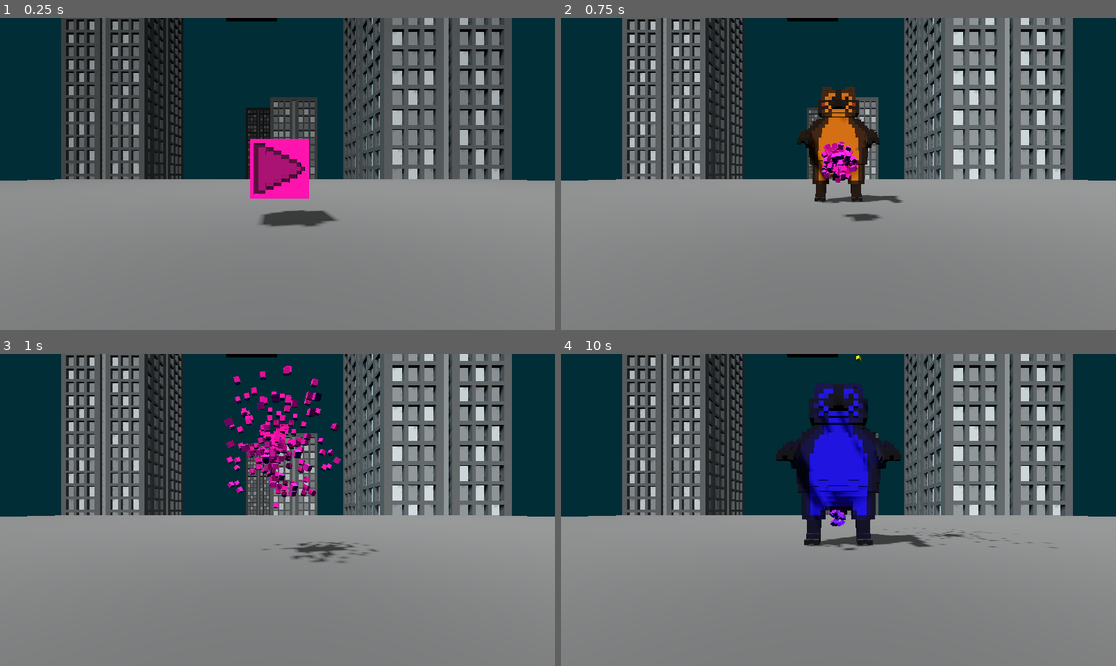
Above: before the commit, frames 1-4 (two rows, left to right).
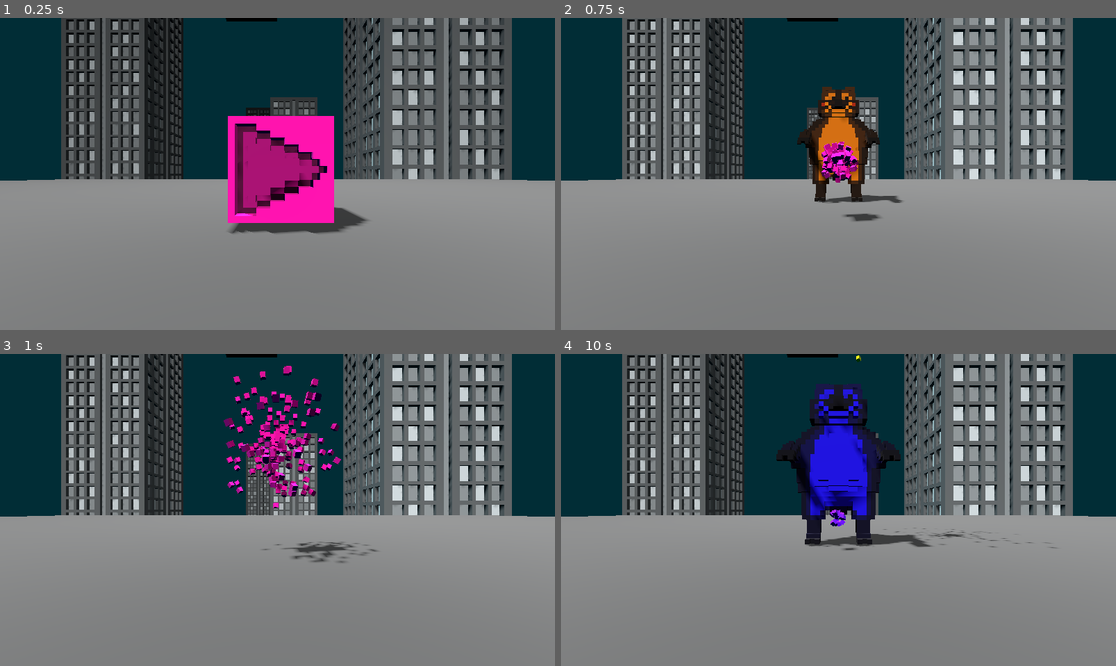
Above: after the commit, the same moments.

Repository: Majsek/Project_BC
Game: Godot game, scene res://scenes/world.tscn
Same seed, same stepped clock (60 frames per second), same inputs: the game is played once before the commit and once after it.
Inputs:
- Up to frame 1 (0.25 s): no input
- Up to frame 2 (0.75 s): tap Enter (ui_accept) at 0.5 s; hold Up (ui_up) from 0.53 s (still down)
- Up to frame 3 (1 s): keep holding Up (ui_up); tap Enter (ui_accept) at 0.77 s
- Up to frame 4 (10 s): release Up (ui_up) at 1.28 s; hold Down (ui_down) 1.28-2.03 s; tap Enter (ui_accept) at 1.52, 2.75, 3.02, 3.77, 4.52, 6.02, 6.77, 7.52, 9.02, 9.77 s; hold Up (ui_up) 2.03-3.53 s; hold Down (ui_down) 3.53-5.78 s; hold Up (ui_up) 5.78-8.03 s; hold Down (ui_down) 8.03-9.53 s; tap R (restart) at 8.75 s; hold Up (ui_up) from 9.53 s (still down)

The runs differ from the first frame. In frame 1, 6.5% of the frame differs, in the area x 41-67%, y 31-70%; in frame 2, nothing differs; in frame 3, nothing differs; in frame 4, 0.4%.

Commit message:
+enemy speed change

Diff:
--- a/scripts/enemy.gd
+++ b/scripts/enemy.gd
@@ -3,12 +3,13 @@
 @onready var main_ : Node = get_parent()
 @onready var player_ : Node = main_.player_
 
-@export var lives_ :int = randi_range(90,200)
+var initial_lives_ : int = randi_range(90,200)
+@export var lives_ : int
 const HIT_PARTICLE = preload("res://scenes/hit_particle.tscn")
 
-@export var follow_player_ :bool = true
-@export var is_start_cube_ :bool = false
-var initial_color_ :Color
+@export var follow_player_ : bool = true
+@export var is_start_cube_ : bool = false
+var initial_color_ : Color
 var color_ : Color:
 	set(value):
 		if value.s < 0.4:
@@ -25,6 +26,7 @@
 	initial_color_ = Color.from_hsv(randf_range(0,1), 1.0, 1.0, 1.0)
 	#initial_color_ = Color.from_hsv(0, 1.0, 1.0, 1.0)
 	color_ = initial_color_
+	lives_ = initial_lives_
 	self.scale *= lives_/80.0
 #	$MeshInstance3D.get_mesh().get_material().set_albedo(color_)
 #	$MeshInstance3D.get_surface_override_material(0).set_albedo(color_)
@@ -46,7 +48,7 @@
 
 #	print(follow_direction)
 	follow_direction.y = 0
-	set_velocity(follow_direction)
+	set_velocity(follow_direction * lives_/initial_lives_)
 	#if follow_direction != Vector3(0,0,0):
 		#move_and_slide()
 	move_and_slide()
